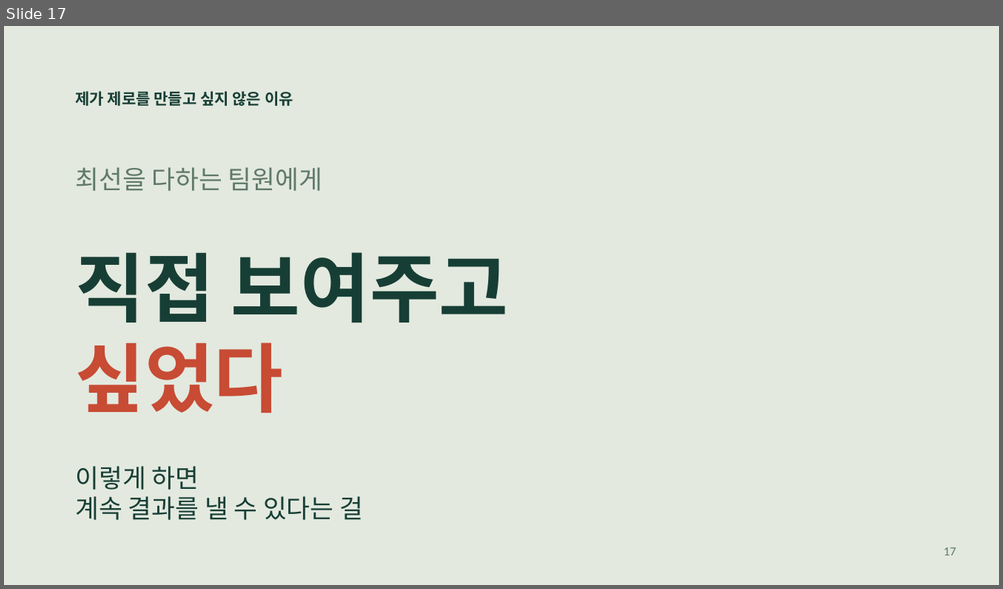
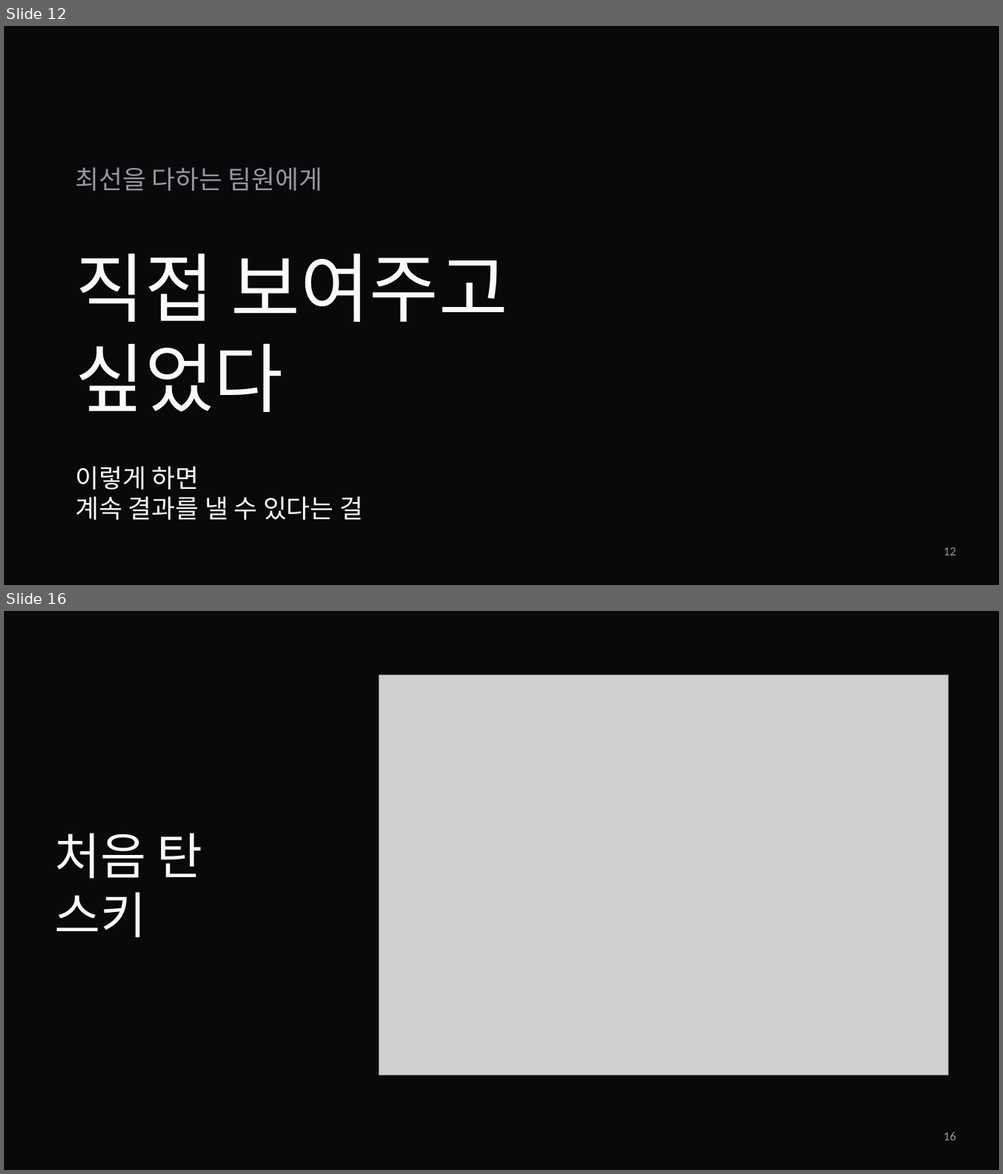
Before and after one commit to jaeyoung5178-bot/Presence, a slide deck: education/mentality/nozero400/NoZero-400Days.pptx. Shown one above the other, each under a label of ours: slide 17 before the commit, slides 12 and 16 after it; the slides between them are not shown. The pictures are 1003x589 and 1003x1174 pixels, drawn with LibreOffice and Linux fonts; fonts in the diff are those of the drawing; grey boxes stand for pictures. Boxes give left, top, right and bottom in pixels: in the first picture for what was removed or moved away, otherwise in the second. Text is boxed around its words. In the diff, an @@ line names an element or a change of style, - is before the commit and + after.

```diff
--- a/education/mentality/nozero400/NoZero-400Days.pptx
+++ b/education/mentality/nozero400/NoZero-400Days.pptx
@@ slide 16 added at (x1=4, y1=611, x2=999, y2=1170), background #08090B @@
@@ picture added at (x1=378, y1=675, x2=948, y2=1076) @@
@@ text added at (x1=54, y1=833, x2=203, y2=938), 48 pt, text #FAFAF7 @@
+처음 탄
+스키
@@ text added at (x1=943, y1=1132, x2=956, y2=1141), 12 pt, text #96989B @@
+16
@@ what was slide 17 is now slide 12 @@
@@ slide 12 changed as well @@
@@ background #E3E9DF to #08090B @@
@@ text removed at (x1=76, y1=91, x2=293, y2=106) @@
-제가 제로를 만들고 싶지 않은 이유
@@ text "최선을 다하는 팀원에게" at (x1=76, y1=167, x2=322, y2=191): text colour #607969 to #96989B @@
@@ text "직접 보여주고" at (x1=76, y1=253, x2=509, y2=412): text colour #173E35 to #FAFAF7 in "직접 보여주고"; bold off; text colour #C84B34 to #FAFAF7 in "싶었다" @@
@@ text "이렇게 하면" at (x1=76, y1=466, x2=363, y2=520): text colour #173E35 to #FAFAF7 @@
@@ text at (x1=943, y1=548, x2=956, y2=556): text changed; text colour #607969 to #96989B @@
-17
+12
```
Also in this commit, not shown: 6 other slides changed, 27 other slides added, 12 slides removed, 26 other files.
